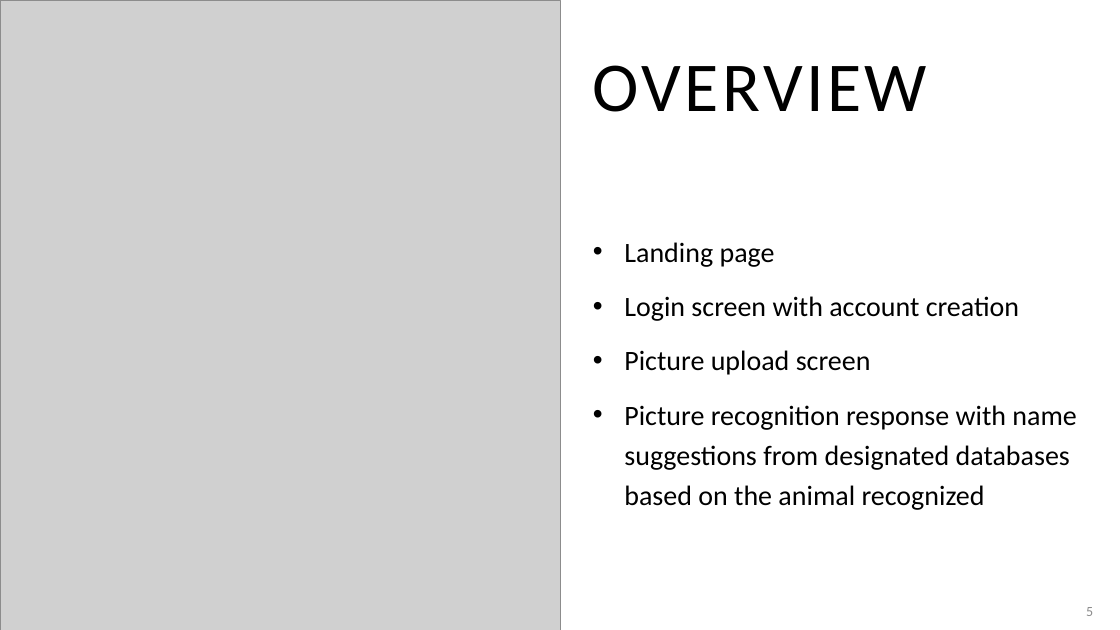
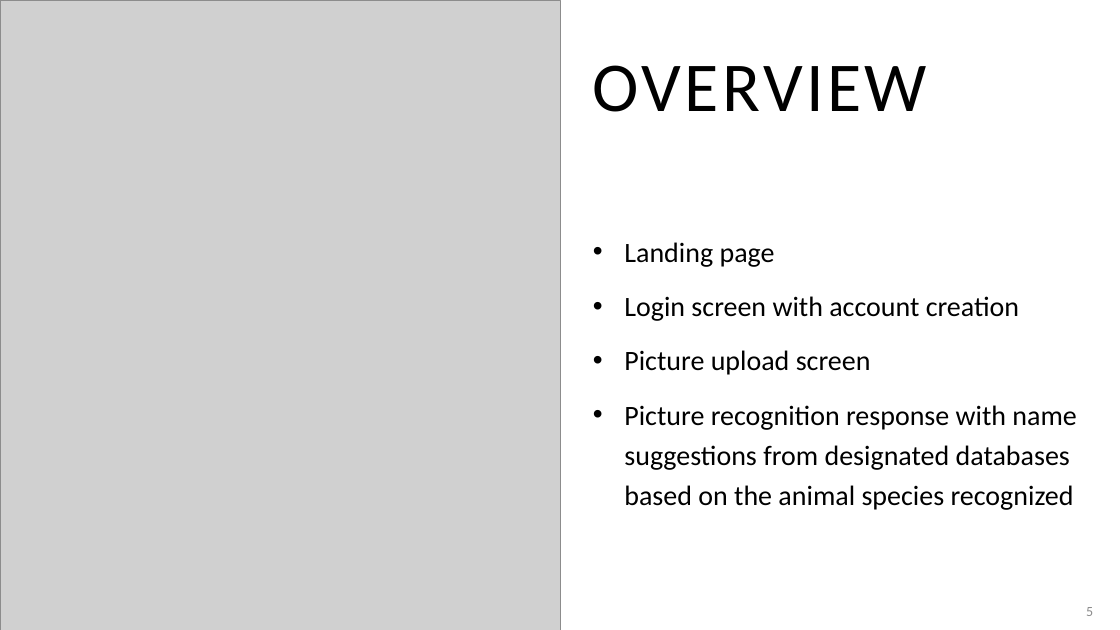
Before and after one commit to adriaonline/CPT200SP24-Team1, a slide deck: slide 5 of Phase 3 Docs/Phase 3 - Presentation.pptx. Drawn at 1120x630 pixels with LibreOffice and Linux fonts; fonts in the diff are those of the drawing; grey boxes stand for pictures. Boxes give left, top, right and bottom in pixels: in the first picture for what was removed or moved away, otherwise in the second. Text is boxed around its words. In the diff, an @@ line names an element or a change of style, - is before the commit and + after.

```diff
--- a/Phase 3 Docs/Phase 3 - Presentation.pptx
+++ b/Phase 3 Docs/Phase 3 - Presentation.pptx
@@ text at (624, 405, 1076, 510): text changed @@
-• Picture recognition response with name suggestions from designated databases based on the animal recognized
+• Picture recognition response with name suggestions from designated databases based on the animal species recognized
```
Also in this commit, not shown: 1 other slide changed, 6 other files.
